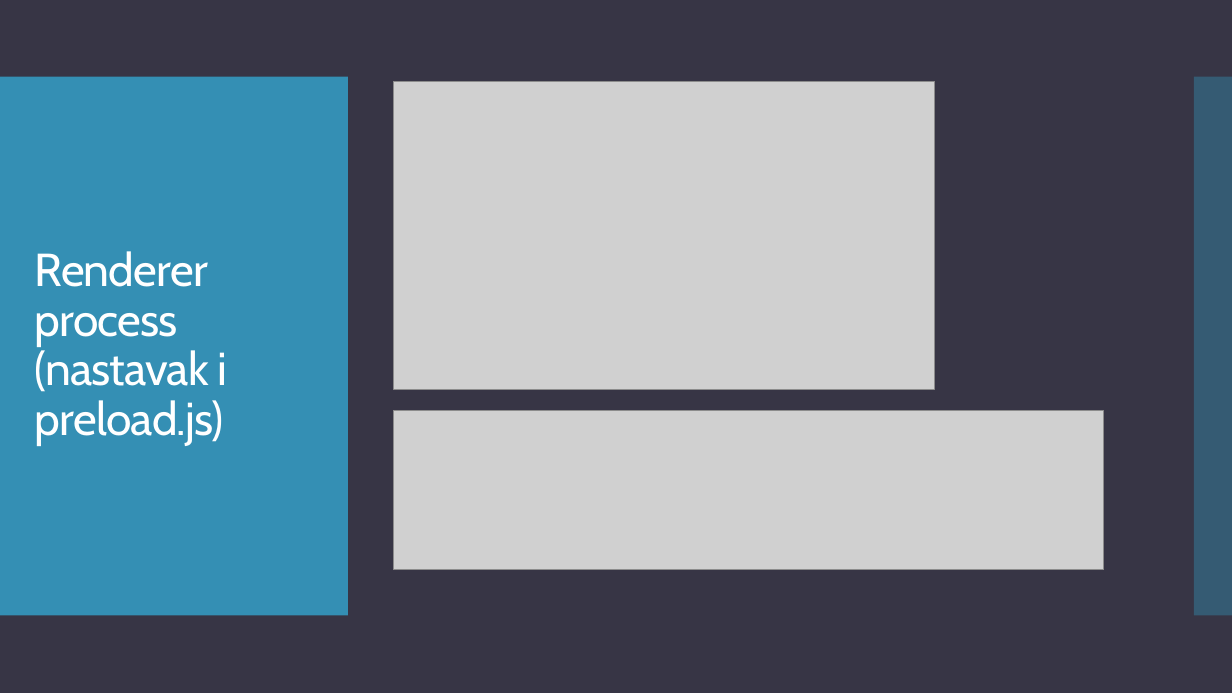
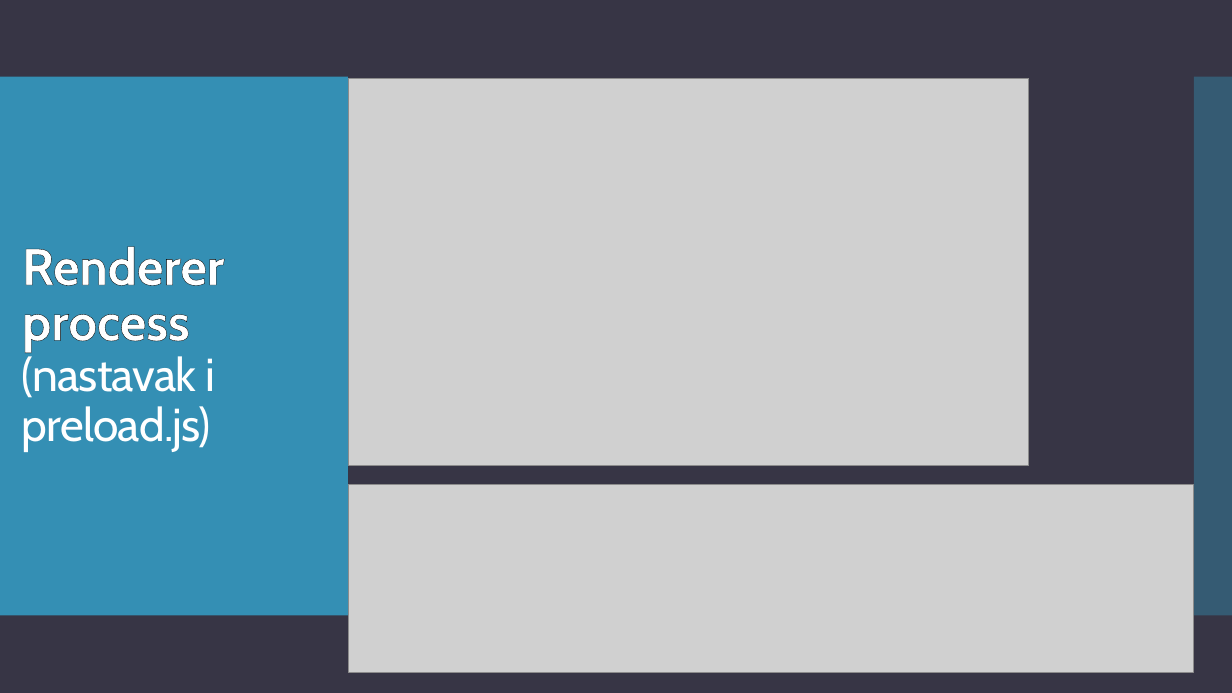
Before and after one commit to teodora18040cvetkovic/electron_react, a slide deck: slide 10 of Electron.pptx. Drawn at 1232x693 pixels with LibreOffice and Linux fonts; fonts in the diff are those of the drawing; grey boxes stand for pictures. Boxes give left, top, right and bottom in pixels: in the first picture for what was removed or moved away, otherwise in the second. Text is boxed around its words. In the diff, an @@ line names an element or a change of style, - is before the commit and + after.

```diff
--- a/Electron.pptx
+++ b/Electron.pptx
@@ picture: place and size @@
-picture at [394,81,935,390]
+picture at [349,79,1030,466]
@@ title "Renderer process (nastavak i preload.js)": place and size @@
-title "Renderer process (nastavak i preload.js)" at [35,251,228,446]
+title "Renderer process (nastavak i preload.js)" at [22,246,224,452]
@@ title "Renderer process (nastavak i preload.js)" at [22,246,224,452]: size 36 to 40 pt, letter spacing -0.6 to 0 pt, letter outline none to #000000 0.75 pt, bold on in "Renderer process" @@
@@ picture: place and size @@
-picture at [394,411,1104,570]
+picture at [349,484,1194,673]
```
Also in this commit, not shown: 21 other slides changed.
